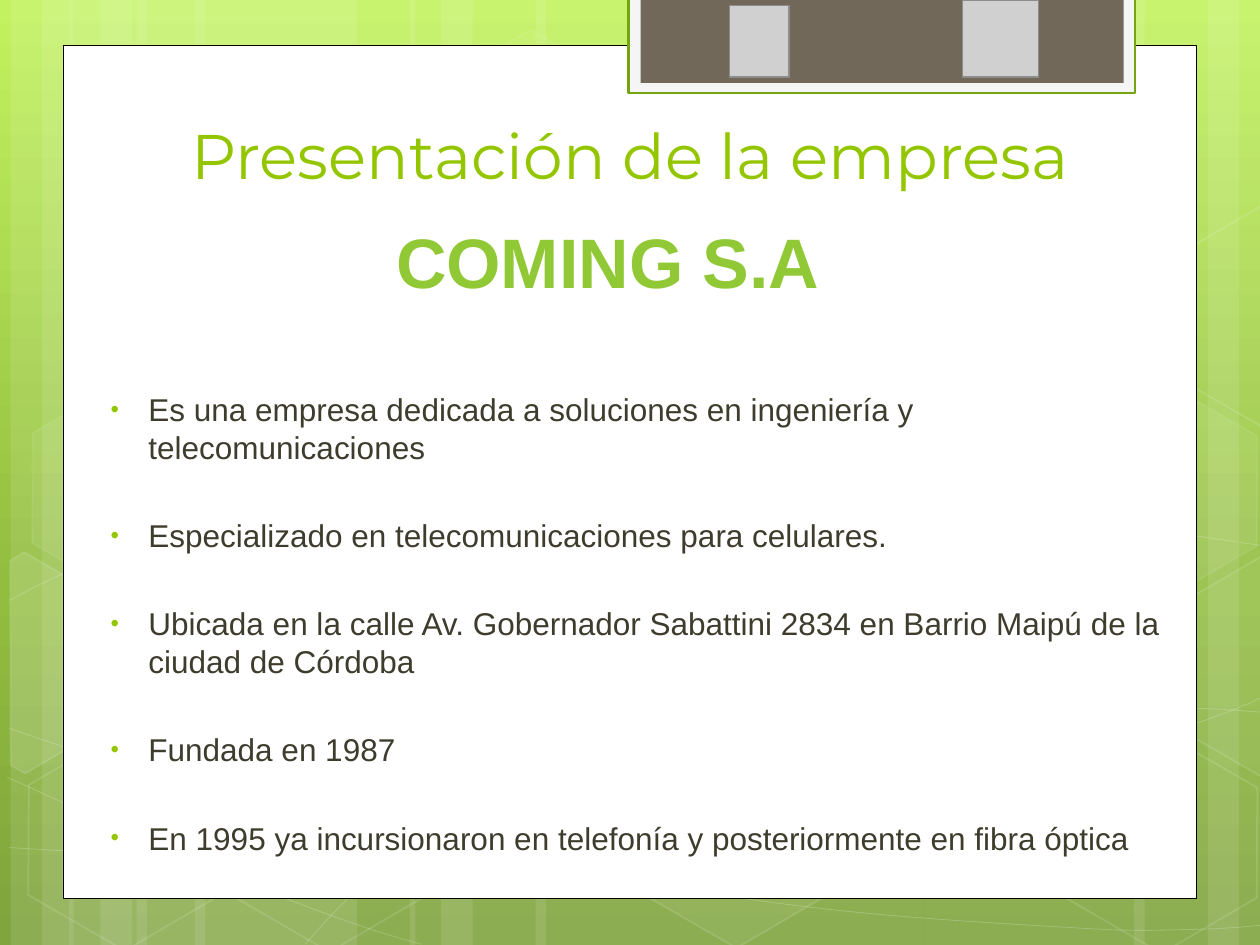
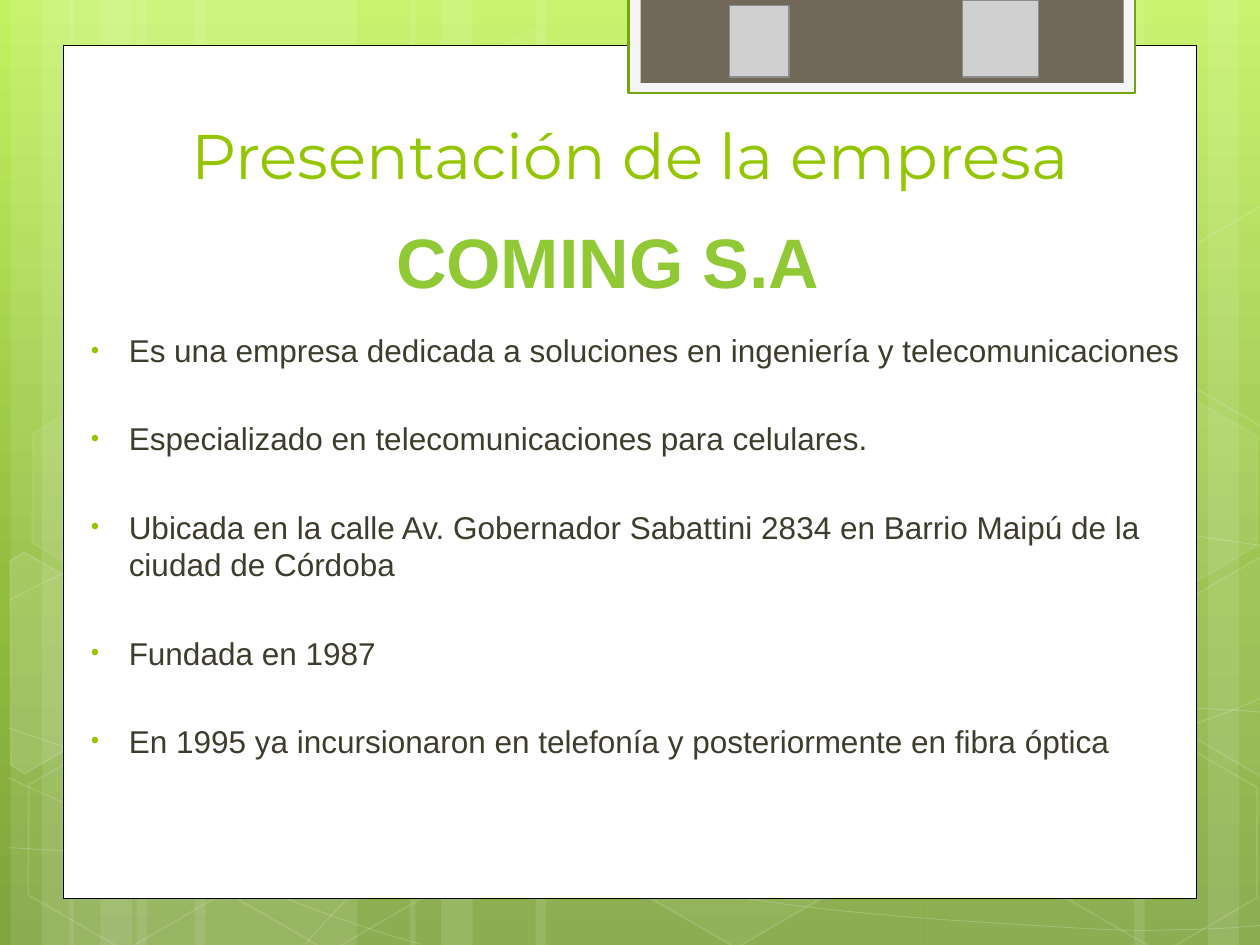
Before and after one commit to ptissera/habilitacion-profesional-2012-4k4, a slide deck: slide 4 of Documentacion/Proyecto/Presentacion Final/Exposicion Final.pptx. Drawn at 1260x945 pixels with LibreOffice and Linux fonts; fonts in the diff are those of the drawing; grey boxes stand for pictures. Boxes give left, top, right and bottom in pixels: in the first picture for what was removed or moved away, otherwise in the second. Text is boxed around its words. In the diff, an @@ line names an element or a change of style, - is before the commit and + after.

```diff
--- a/Documentacion/Proyecto/Presentacion Final/Exposicion Final.pptx
+++ b/Documentacion/Proyecto/Presentacion Final/Exposicion Final.pptx
@@ text "Es una empresa dedicada a ..." rewrapped from <box>148,398,1160,856</box> to <box>129,339,1179,759</box> @@
```
Also in this commit, not shown: 19 other slides changed, 3 slides added, 1 other file.
